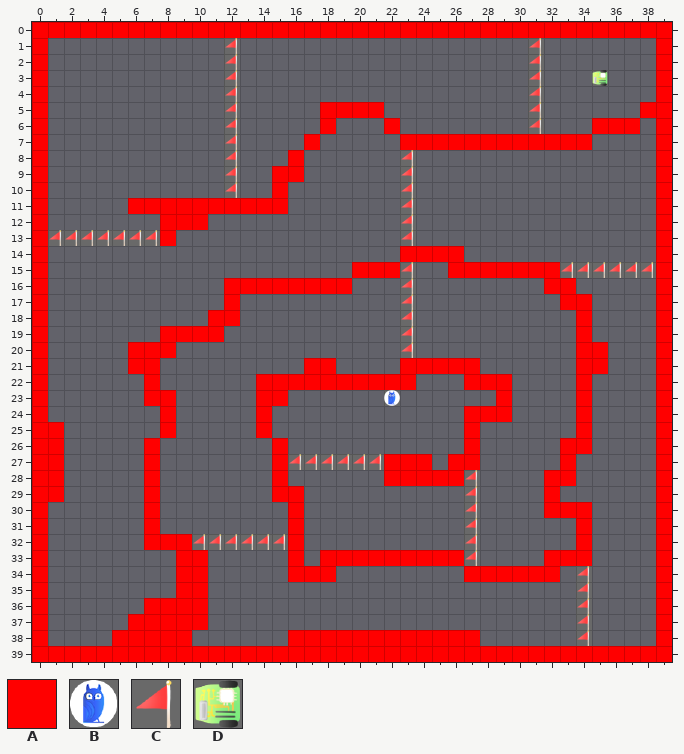
One commit to this Tiled map (JSON): src/map/level_9.tmj. The first picture shows the starting point.
Cells are 64x64 px. Shown: x 0..39, y 0..39.
Key: from "tile": A 0, B 6, C 7, D 12.
_ is an empty cell.
Layer "Tile Layer 1" before, first column x 0:
 0 AAAAAAAAAAAAAAAAAAAAAAAAAAAAAAAAAAAAAAAA
 1 A___________C__________________C_______A
 2 A___________C__________________C_______A
 3 A___________C__________________C___D___A
 4 A___________C__________________C_______A
 5 A___________C_____AAAA_________C______AA
 6 A___________C_____A___A________C___AAA_A
 7 A___________C____A_____AAAAAAAAAAAA____A
 8 A___________C___A______C_______________A
 9 A___________C__AA______C_______________A
10 A___________C__A_______C_______________A
11 A_____AAAAAAAAAA_______C_______________A
12 A_______AAA____________C_______________A
13 ACCCCCCCA______________C_______________A
14 A______________________AAAA____________A
15 A___________________AAAC__AAAAAAACCCCCCA
16 A___________AAAAAAAA___C________AA_____A
17 A___________A__________C_________AA____A
18 A__________AA__________C__________A____A
19 A_______AAAA___________C__________A____A
20 A_____AAA______________C__________AA___A
21 A_____AA_________AA____AAAAA______AA___A
22 A______A______AAAAAAAAAA___AAA____A____A
23 A______AA_____AA______B______A____A____A
24 A_______A_____A____________AAA____A____A
25 AA______A_____A____________A______A____A
26 AA_____A_______A___________A_____AA____A
27 AA_____A_______ACCCCCCAAA_AA_____A_____A
28 AA_____A_______A______AAAAAC____AA_____A
29 AA_____A_______AA__________C____A______A
30 A______A________A__________C____AAA____A
31 A______A________A__________C______A____A
32 A______AAACCCCCCA__________C______A____A
33 A________AA_____A_AAAAAAAAAC____AAA____A
34 A________AA_____AAA________AAAAAA_C____A
35 A________AA_______________________C____A
36 A______AAAA_______________________C____A
37 A_____AAAAA_______________________C____A
38 A____AAAAA______AAAAAAAAAAAA______C____A
39 AAAAAAAAAAAAAAAAAAAAAAAAAAAAAAAAAAAAAAAA
Now the later version:
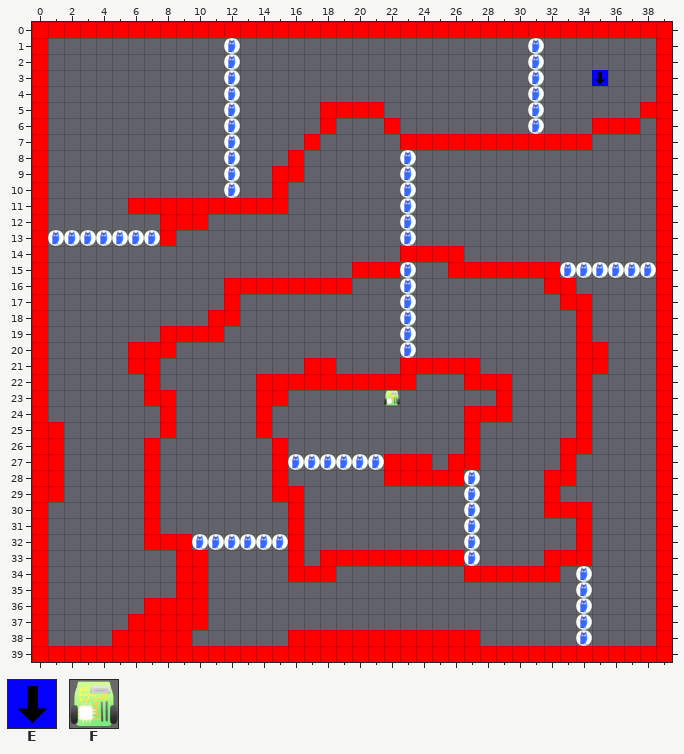
Further tiles: from "tile": E 3, F 5.
From old to new:
Layer "Tile Layer 1":
y 1..2: x 12 C -> B; x 31 C -> B
y 3: x 12 C -> B; x 31 C -> B; x 35 D -> E
y 4..6: x 12 C -> B; x 31 C -> B
y 7: x 12 C -> B
y 8..10: x 12 C -> B; x 23 C -> B
y 11..12: x 23 C -> B
y 13: x 1..7 CCCCCCC -> BBBBBBB; x 23 C -> B
y 15: x 23 C -> B; x 33..38 CCCCCC -> BBBBBB
y 16..20: x 23 C -> B
y 23: x 22 B -> F
y 27: x 16..21 CCCCCC -> BBBBBB
y 28..31: x 27 C -> B
y 32: x 10..15 CCCCCC -> BBBBBB; x 27 C -> B
y 33: x 27 C -> B
y 34..38: x 34 C -> B
